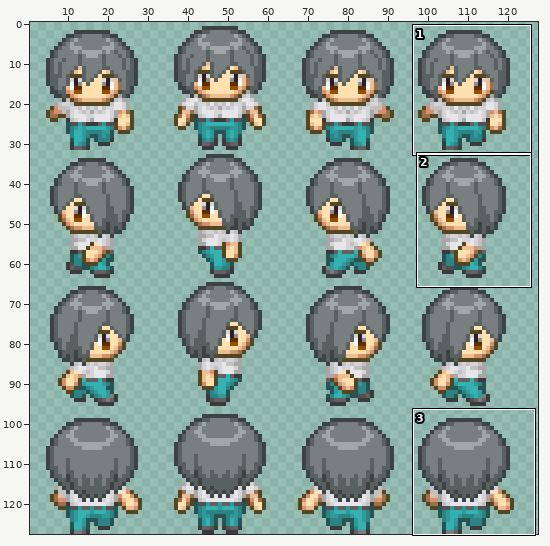
Sprite sheet, stored at Project/Project/image/player2.png. The picture above shows the old version from afar; the outline marks the close-up.
Close-up. First the earlier version:
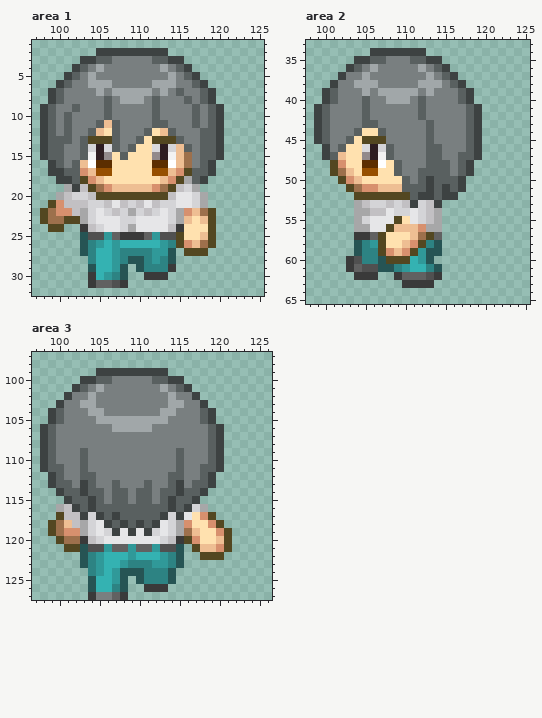
The file is 128x128 pixels. Colours within 5 levels of each other are drawn and written as one. Shown: area 1: x 97..125, y 1..32; area 2: x 98..125, y 33..65; area 3: x 97..126, y 97..127. The wide view leaves out empty margins. The commit also changed other parts of the picture, which this record leaves out.
Now the later version:
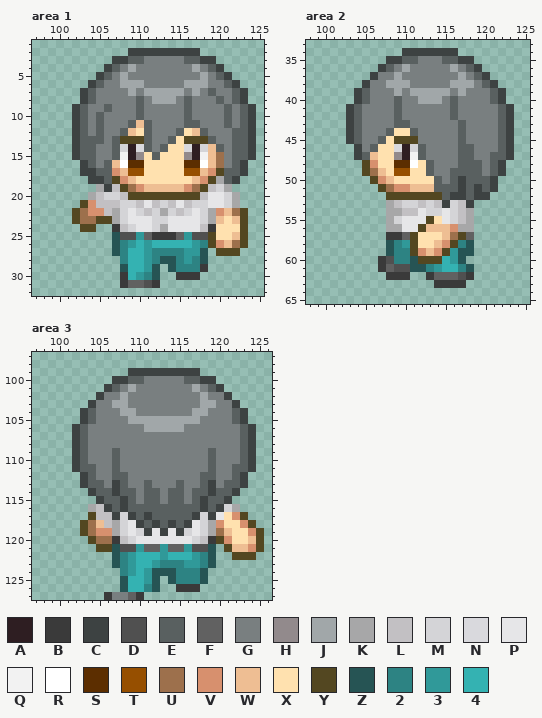
Palette (. is transparent): A #2e1e22  B #3a3a3a  C #3d4242  D #505050  E #596060  F #616161  G #797f80  H #928a8c  J #a1a7a9  K #a7a7a8  L #c2c0c3  M #d4d4d7  N #d9d9dd  P #e6e6e8  Q #f2f2f2  R #ffffff  S #5c2e00  T #964f00  U #9d704c  V #d7906e  W #eebe93  X #ffe1af  Y #534721  Z #265454  2 #2d8383  3 #309999  4 #34b2b2
Difference:
--- area 1
@@ x 97..125 @@
  1 .............................
- 2 ........CCCCCCCCC............
- 3 ......CCEEGGGGGEECC..........
- 4 .....CEGJGGGGGGGJGEC.........
- 5 ....CEGJGGGGGGGGGJGEC........
- 6 ...CEGGJJJGGGGGJJJGGEC.......
- 7 ..CEGGGGJGJJJJJGJGEGGEC......
- 8 ..CEGGGGGEGJJJGEGGGEGEC......
- 9 .CEGGEGGGEGGGGGEGGGGEGEC.....
-10 .CEGEGGGGEGGGGGEGGGGEGEC.....
-11 .CEGEGGGEWEGGGGEEGGGEGEC.....
-12 .CEGEGGEWXEGGGEXWEGGGEEC.....
-13 .CEEEGEYYYEGGEXYYYEGGEEC.....
-14 .CEEGGEMANEGEXXNAMWEGEEC.....
-15 .CEEGGEQAHXEXXXHAQWUGEEC.....
-16 ..CEGEWRSSXXXXXSSRWUGEC......
-17 ..CCEEVWTTXXXXXTTWVYEEC......
-18 ...CCEYVWXXXXXXXWVYKEC.......
-19 ....KCLYUVWWWWWVUYLMK........
-20 ...KLMMLYYYYYYYYYLPPMK.......
-21 ..YVLLLMMLPLMLPLMMPPMK.......
-22 .YUVVLKMPMLMKMLMPMKVWUY......
-23 .YUUYYKMPPPMMPPPPMKWXWY......
-24 ..YY..BLMPPMKPPPPLBXXXY......
-25 ......ZDD3FBBBF3DDYXXWY......
-26 ......Z23434444432YVWUY......
-27 ......Z2443222233Z.YYY.......
-28 .......24432ZZ232Z...........
-29 .......Z443Z.Z222B...........
-30 .......B432Z..BBB............
-31 .......BFFDB.................
+ 2 ............CCCCCCCCC........
+ 3 ..........CCEEGGGGGEECC......
+ 4 .........CEGJGGGGGGGJGEC.....
+ 5 ........CEGJGGGGGGGGGJGEC....
+ 6 .......CEGGJJJGGGGGJJJGGEC...
+ 7 ......CEGGGGJGJJJJJGJGEGGEC..
+ 8 ......CEGGGGGEGJJJGEGGGEGEC..
+ 9 .....CEGGEGGGEGGGGGEGGGGEGEC.
+10 .....CEGEGGGGEGGGGGEGGGGEGEC.
+11 .....CEGEGGGEWEGGGGEEGGGEGEC.
+12 .....CEGEGGEWXEGGGEXWEGGGEEC.
+13 .....CEEEGEYYYEGGEXYYYEGGEEC.
+14 .....CEEGGEMANEGEXXNAMWEGEEC.
+15 .....CEEGGEQAHXEXXXHAQWUGEEC.
+16 ......CEGEWRSSXXXXXSSRWUGEC..
+17 ......CCEEVWTTXXXXXTTWVYEEC..
+18 .......CCEYVWXXXXXXXWVYKEC...
+19 ........KCLYUVWWWWWVUYLMK....
+20 .......KLMMLYYYYYYYYYLPPMK...
+21 ......YVLLLMMLPLMLPLMMPPMK...
+22 .....YUVVLKMPMLMKMLMPMKVWUY..
+23 .....YUUYYKMPPPMMPPPPMKWXWY..
+24 ......YY..BLMPPMKPPPPLBXXXY..
+25 ..........ZDD3FBBBF3DDYXXWY..
+26 ..........Z23434444432YVWUY..
+27 ..........Z2443222233Z.YYY...
+28 ...........24432ZZ232Z.......
+29 ...........Z443Z.Z222B.......
+30 ...........B432Z..BBB........
+31 ...........BFFDB.............
 32 .............................
--- area 2
@@ x 98..125 @@
 33 ............................
-34 ........CCCCCCC.............
-35 ......CCEEGGGEECC...........
-36 .....CEGJGGGGGJGEC..........
-37 ....CGGJGGGGGGGJGEC.........
-38 ...CGGJJJGGGGGJJJGEC........
-39 ..CEGGGJGJJJJJGJGGGEC.......
-40 ..CEGGGEGGJJJGEGGGGEC.......
-41 .CEGGGGEGGGGGGEGGGGGEC......
-42 .CEGGGGEGGGGGGEGGGGGEC......
-43 .CEGGGGEEGGGGGGEGGGGEC......
-44 .CEGGGEXXEGGGGGEGGGGEC......
-45 .CEGGEXYYYGGGGGEGGGGEC......
-46 ..CGEXXNAMEGGGGEEGGGEC......
-47 ..CEWXXHAQEGGGGEEGGEEC......
-48 ...YVXXSSRXEGGGEEEGEC.......
-49 ...YUWXTTXXEGGEEEEGEC.......
-50 ....YVWXXXXXEGECEEEC........
-51 .....YUVVWWWEEECECEC........
-52 ......YYYYYYYECCECC.........
-53 ......KLMMLMLCMLC...........
-54 ......KKLLPMMPMLK...........
-55 ......KMPPPYXPMLK...........
-56 ......KKPPYWWWVKK...........
-57 ......BBFYXXXWUYF...........
-58 ......Z23YXXWVY2Z...........
-59 ......Z22YVWVY3ZZ...........
-60 .....BD22ZYYY43Z............
-61 .....BFDDZZ23442Z...........
-62 ......BBB..BFFFDB...........
-63 ............BBBB............
+34 ............CCCCCCC.........
+35 ..........CCEEGGGEECC.......
+36 .........CEGJGGGGGJGEC......
+37 ........CGGJGGGGGGGJGEC.....
+38 .......CGGJJJGGGGGJJJGEC....
+39 ......CEGGGJGJJJJJGJGGGEC...
+40 ......CEGGGEGGJJJGEGGGGEC...
+41 .....CEGGGGEGGGGGGEGGGGGEC..
+42 .....CEGGGGEGGGGGGEGGGGGEC..
+43 .....CEGGGGEEGGGGGGEGGGGEC..
+44 .....CEGGGEXXEGGGGGEGGGGEC..
+45 .....CEGGEXYYYGGGGGEGGGGEC..
+46 ......CGEXXNAMEGGGGEEGGGEC..
+47 ......CEWXXHAQEGGGGEEGGEEC..
+48 .......YVXXSSRXEGGGEEEGEC...
+49 .......YUWXTTXXEGGEEEEGEC...
+50 ........YVWXXXXXEGECEEEC....
+51 .........YUVVWWWEEECECEC....
+52 ..........YYYYYYYECCECC.....
+53 ..........KLMMLMLCMLC.......
+54 ..........KKLLPMMPMLK.......
+55 ..........KMPPPYXPMLK.......
+56 ..........KKPPYWWWVKK.......
+57 ..........BBFYXXXWUYF.......
+58 ..........Z23YXXWVY2Z.......
+59 ..........Z22YVWVY3ZZ.......
+60 .........BD22ZYYY43Z........
+61 .........BFDDZZ23442Z.......
+62 ..........BBB..BFFFDB.......
+63 ................BBBB........
 64 ............................
--- area 3
@@ x 97..126 @@
  98 ..............................
- 99 ........CCCCCCCCC.............
-100 ......CCEEGGGGGEECC...........
-101 .....CEGJGGGGGGGJGEC..........
-102 ....CGGJGGGGGGGGGJGGC.........
-103 ...CGGJJGGGGGGGGGJJGGC........
-104 ..CEGGGJJGGGGGGGJJGGGEC.......
-105 ..CEGGGGJJJJJJJJJGGGGEC.......
-106 .CEGGGGGGGJJJJJGGGGGGGEC......
-107 .CEGGGGGGGGGGGGGGGGGGGEC......
-108 .CEGGGGGGGGGGGGGGGGGGGEC......
-109 .CEGGGEGGGGGGGGGGGEGGGEC......
-110 .CEGGGEGGGGGGGGGGGEGGGEC......
-111 .CEEGGEGGGGGGGGGGGEGGEEC......
-112 ..CEGGEEGGGGGGGGGEEGGEC.......
-113 ..CEEGCEGGEGGGEGGECGEEC.......
-114 ...CEECEEGEEGEEGEECEEC........
-115 ....CEECEGEEGEEGECEEC.........
-116 ...KLCECEEEEEEEEECECMK........
-117 ...YLLCMCECEEEEECMCPXVY.......
-118 ..YUWLKMPCECECECPMKVXXVY......
-119 ..YUVVKMPMCPCPCMPMKUWXXVY.....
-120 ...YUUBLMPPPPPPPMLBYVXXWY.....
-121 ....YYZDD3FF3FF3DDZ.YWWVY.....
-122 ......Z23444344432Z..YYY......
-123 ......Z23443222332Z...........
-124 .......2343ZZZ222Z............
-125 .......Z443Z.Z222Z............
-126 .......Z442Z..BBB.............
-127 .......BGGFB..................
+ 99 ............CCCCCCCCC.........
+100 ..........CCEEGGGGGEECC.......
+101 .........CEGJGGGGGGGJGEC......
+102 ........CGGJGGGGGGGGGJGGC.....
+103 .......CGGJJGGGGGGGGGJJGGC....
+104 ......CEGGGJJGGGGGGGJJGGGEC...
+105 ......CEGGGGJJJJJJJJJGGGGEC...
+106 .....CEGGGGGGGJJJJJGGGGGGGEC..
+107 .....CEGGGGGGGGGGGGGGGGGGGEC..
+108 .....CEGGGGGGGGGGGGGGGGGGGEC..
+109 .....CEGGGEGGGGGGGGGGGEGGGEC..
+110 .....CEGGGEGGGGGGGGGGGEGGGEC..
+111 .....CEEGGEGGGGGGGGGGGEGGEEC..
+112 ......CEGGEEGGGGGGGGGEEGGEC...
+113 ......CEEGCEGGEGGGEGGECGEEC...
+114 .......CEECEEGEEGEEGEECEEC....
+115 ........CEECEGEEGEEGECEEC.....
+116 .......KLCECEEEEEEEEECECMK....
+117 .......YLLCMCECEEEEECMCPXVY...
+118 ......YUWLKMPCECECECPMKVXXVY..
+119 ......YUVVKMPMCPCPCMPMKUWXXVY.
+120 .......YUUBLMPPPPPPPMLBYVXXWY.
+121 ........YYZDD3FF3FF3DDZ.YWWVY.
+122 ..........Z23444344432Z..YYY..
+123 ..........Z23443222332Z.......
+124 ...........2343ZZZ222Z........
+125 ...........Z443Z.Z222Z........
+126 ...........Z442Z..BBB.........
+127 .........BGGFB................
